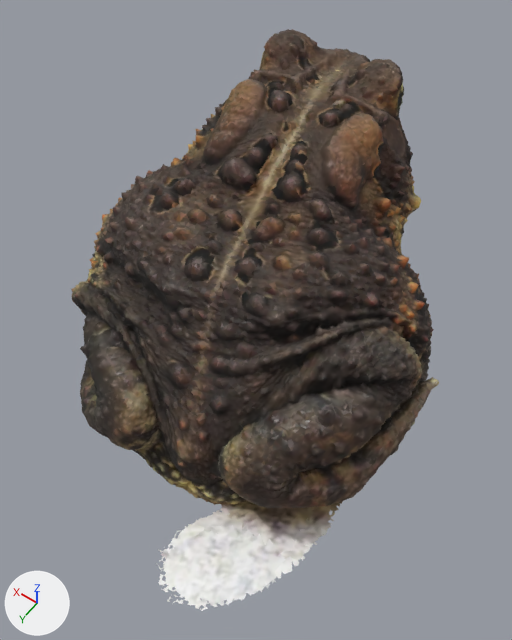
The glTF model assets/toad.glb as it was, and as the next commit left it.
The view is the same before and after, from a camera (50 mm lens) standing at (-0.499, 0.705, 1.212) and looking at (-0.036, 0.056, 0.192). Lighting does not change. The marker at lower left points along +X, +Y and +Z. The picture after the commit comes second. Where no turn or scale is listed for an object, it has been applied to the vertices. Vertices at exactly the same position are counted once.

In view in the first picture: 'Fowlers toad 1 reduced-1M'.
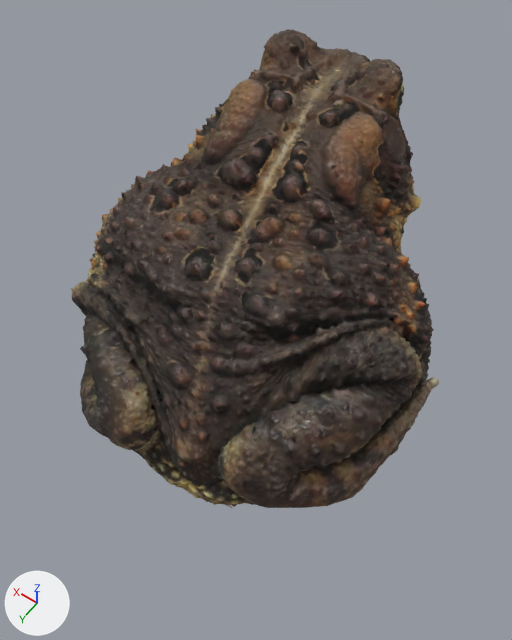
Where the newer file only moved an object's origin or applied its transform, the numbers keep the older frame.

Pixel boxes (x1, y1, x2, y2) of what changed, in the pictures (512 x 640 px):
```json
{"object": "Fowlers toad 1 reduced-1M", "change": "reshaped", "before": [71, 29, 439, 611], "after": [71, 29, 439, 509], "on screen": "17% shorter"}
{"part": 1, "of": "me_fowlers_toad_1_reduced_1m", "change": "deleted", "before": [158, 501, 343, 611]}
```

Scene script edits in JSON lines:
```json
{"block": "me_fowlers_toad_1_reduced_1m", "where": "# used by ob_fowlers_toad_1_reduced_1m; location = (0.0, 0.0, 0.244)"}
{"op": "remove", "block": "me_fowlers_toad_1_reduced_1m", "code": "me_fowlers_toad_1_reduced_1m.from_pydata(...)  # 15411 vertices, 30136 faces; spans x -0.364..0.364, y -0.5..0.5, z -0.244..0.244"}
{"op": "add", "block": "me_fowlers_toad_1_reduced_1m", "code": "me_fowlers_toad_1_reduced_1m.from_pydata(...)  # 14836 vertices, 29272 faces; spans x -0.364..0.364, y -0.5..0.37, z -0.242..0.244"}
{"block": "me_fowlers_toad_1_reduced_1m", "change": "me_fowlers_toad_1_reduced_1m part 1: 558 vertices removed from x -0.326..-0.104, y 0.175..0.498, z -0.244..-0.232"}
{"block": "me_fowlers_toad_1_reduced_1m", "change": "other edits to the shape of me_fowlers_toad_1_reduced_1m do not show in these pictures"}
```
